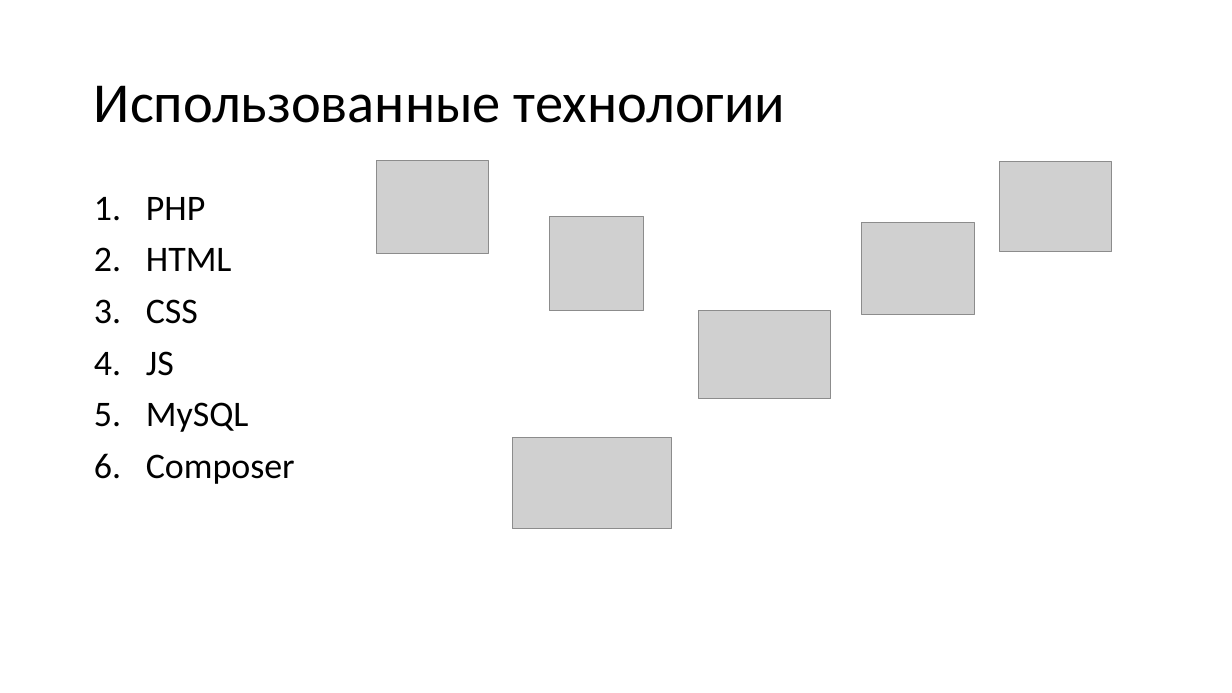
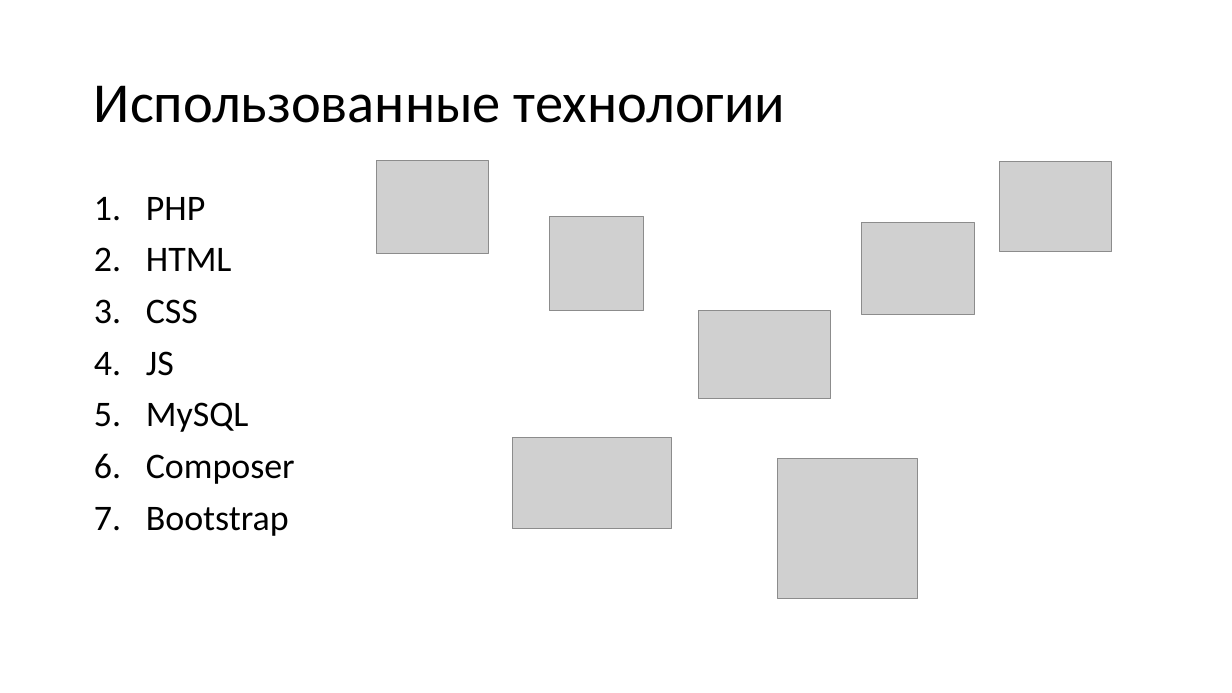
Before and after one commit to zayceva-nastya/pr777, a slide deck: slide 2 of FitHome.pptx. Drawn at 1232x693 pixels with LibreOffice and Linux fonts; fonts in the diff are those of the drawing; grey boxes stand for pictures. Boxes give left, top, right and bottom in pixels: in the first picture for what was removed or moved away, otherwise in the second. Text is boxed around its words. In the diff, an @@ line names an element or a change of style, - is before the commit and + after.

```diff
--- a/FitHome.pptx
+++ b/FitHome.pptx
@@ picture added at bbox=[777, 458, 918, 599] @@
@@ text at bbox=[146, 507, 289, 536]: paragraph added @@
+7. Bootstrap
```
Also in this commit, not shown: 2 other slides changed, 1 slide added, 1 slide removed, 3 other files.
